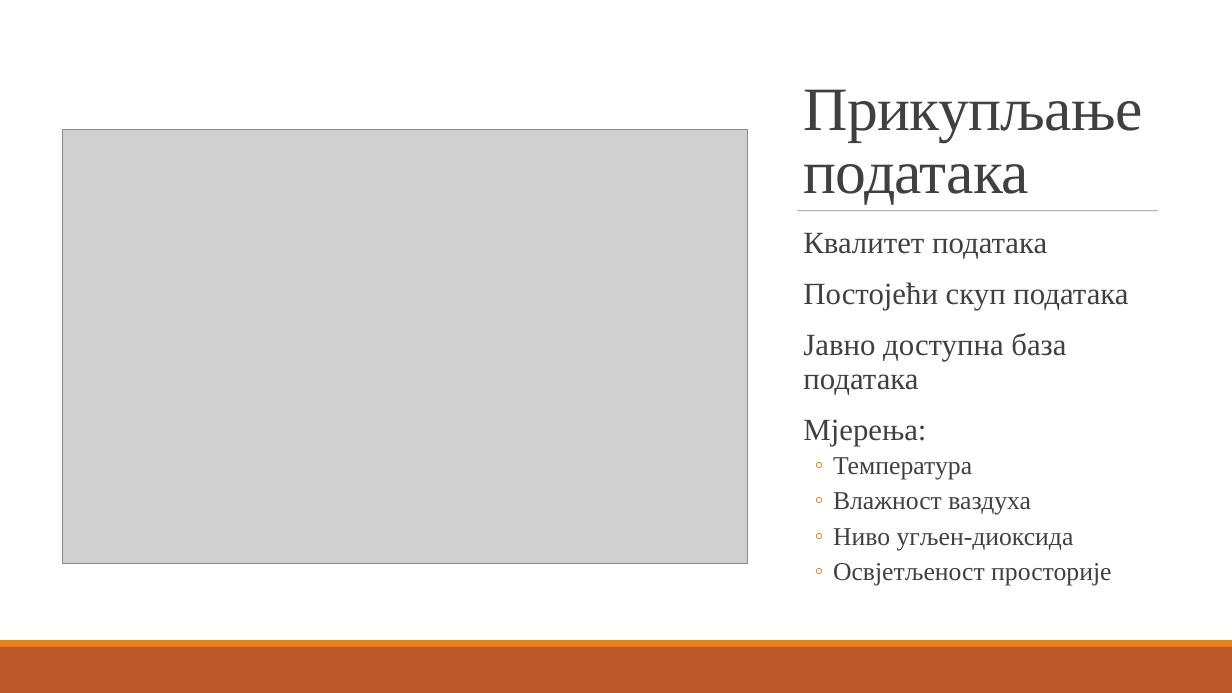
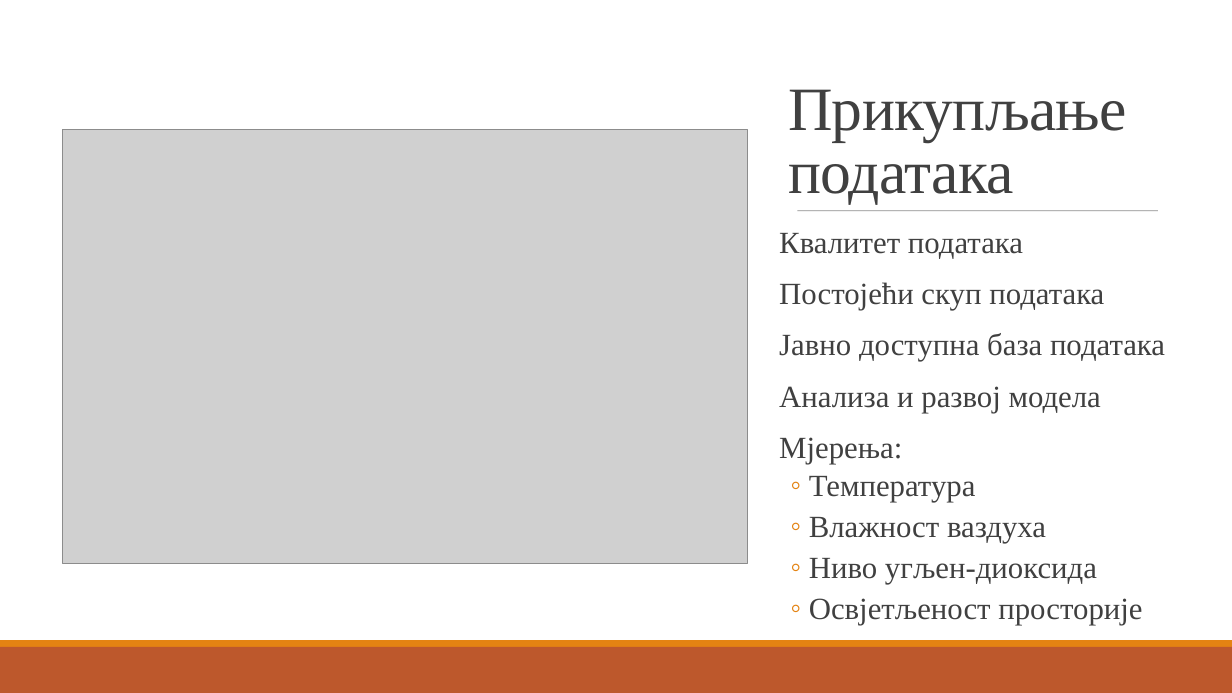
Before and after one commit to ChaosNik/Predicting-the-number-of-people-in-a-room, a slide deck: slide 7 of Presentation/Razvoj rješenja za predviđanje broja osoba u prostoriji.pptx. Drawn at 1232x693 pixels with LibreOffice and Linux fonts; fonts in the diff are those of the drawing; grey boxes stand for pictures. Boxes give left, top, right and bottom in pixels: in the first picture for what was removed or moved away, otherwise in the second. Text is boxed around its words. In the diff, an @@ line names an element or a change of style, - is before the commit and + after.

```diff
--- a/Presentation/Razvoj rješenja za predviđanje broja osoba u prostoriji.pptx
+++ b/Presentation/Razvoj rješenja za predviđanje broja osoba u prostoriji.pptx
@@ title "Прикупљање података": place and size @@
-title "Прикупљање података" at [803, 89, 1142, 205]
+title "Прикупљање података" at [788, 89, 1127, 205]
@@ text "Квалитет података": place and size @@
-text "Квалитет података" at [803, 233, 1128, 586]
+text "Квалитет података" at [779, 233, 1165, 584]
@@ text at [779, 386, 1101, 413]: paragraph added @@
+  Анализа и развој модела
@@ text at [809, 476, 1097, 584]: size 20 to 24 pt in "Температура", "Влажност ваздуха", "Ниво угљен-диоксида", "Освјетљеност просторије" @@
```
Also in this commit, not shown: 11 other slides changed, 1 other file.
